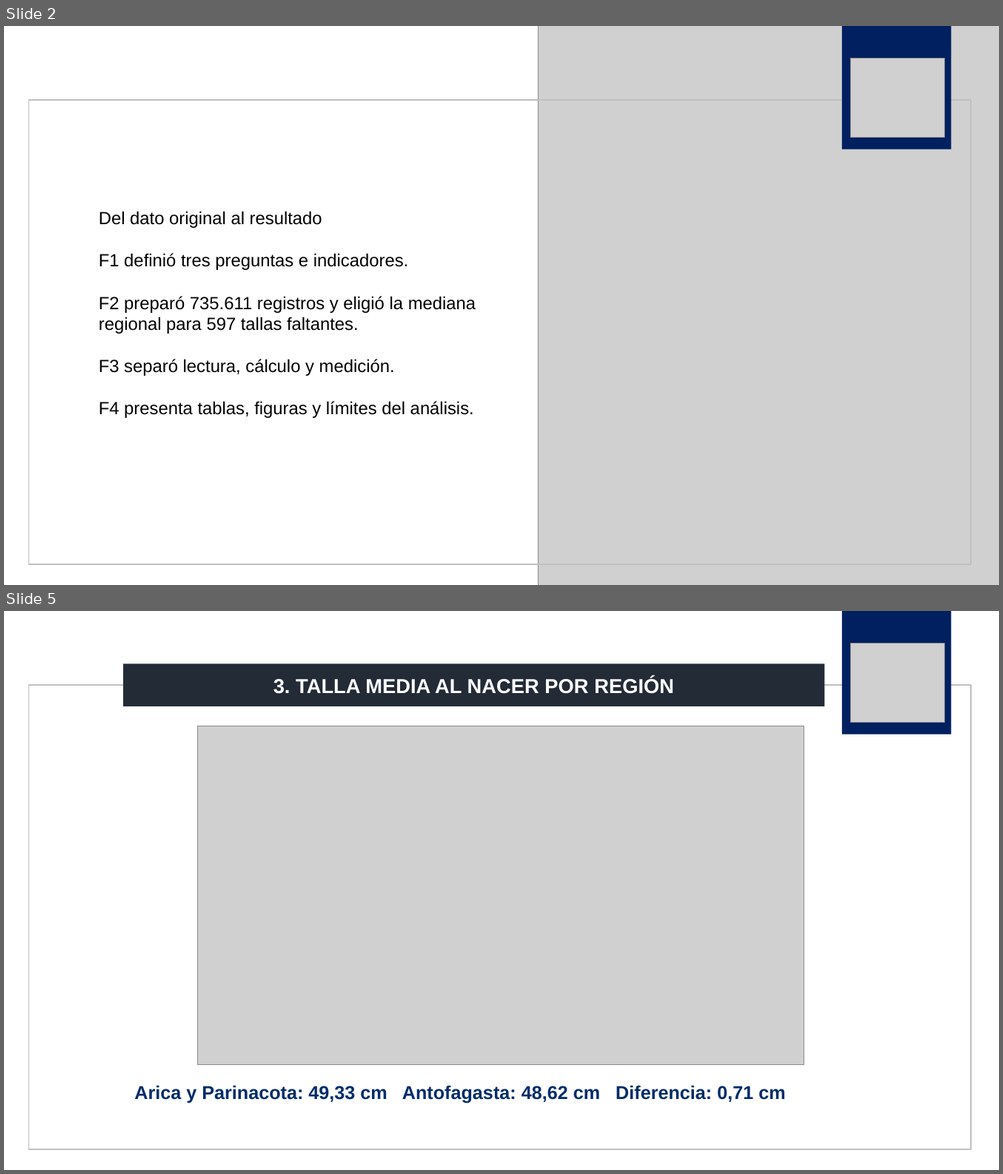
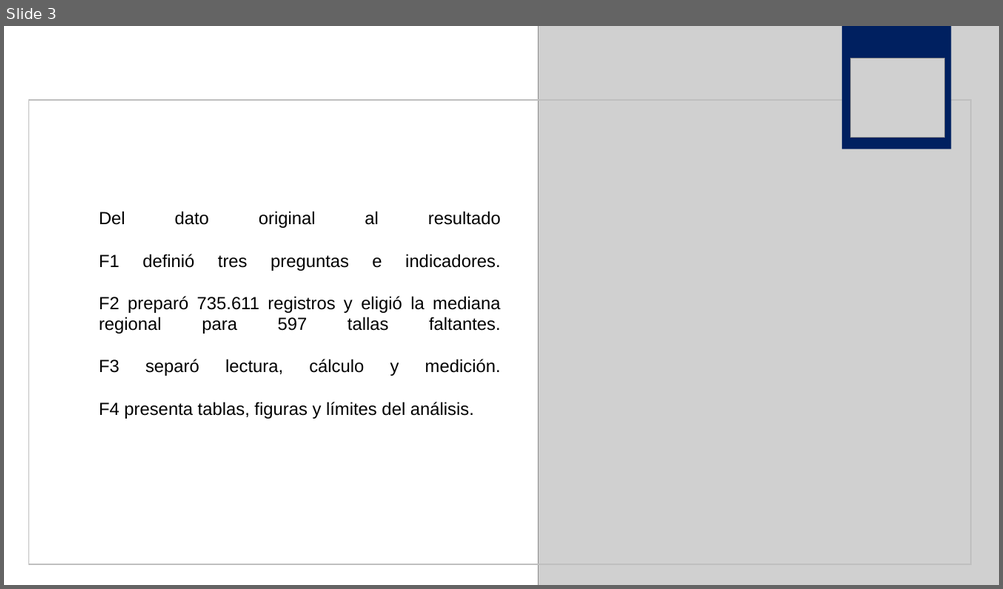
Before and after one commit to jorgealtamiranonavarrete-art/proyecto-grupo2, a slide deck: F4/f4_presentacion_grupo2.pptx. Shown one above the other, each under a label of ours: slides 2 and 5 before the commit, slide 3 after it; the slides between them are not shown. The pictures are 1003x1174 and 1003x589 pixels, drawn with LibreOffice and Linux fonts; fonts in the diff are those of the drawing; grey boxes stand for pictures. Boxes give left, top, right and bottom in pixels: in the first picture for what was removed or moved away, otherwise in the second. Text is boxed around its words. In the diff, an @@ line names an element or a change of style, - is before the commit and + after.

```diff
--- a/F4/f4_presentacion_grupo2.pptx
+++ b/F4/f4_presentacion_grupo2.pptx
@@ slide 5 removed at [4,611,999,1170], background #FFFFFF @@
@@ rectangle removed at [842,611,950,734] @@
@@ picture removed at [851,643,945,722] @@
@@ rectangle removed at [123,664,825,706] @@
-3. TALLA MEDIA AL NACER POR REGIÓN
@@ rectangle removed at [28,685,971,1150] @@
@@ picture removed at [198,726,804,1065] @@
@@ text removed at [134,1085,785,1104] @@
-Arica y Parinacota: 49,33 cm Antofagasta: 48,62 cm Diferencia: 0,71 cm
@@ what was slide 2 is now slide 3 @@
@@ slide 3 changed as well @@
@@ text "Del dato original al resultado ..." at [99,211,501,419]: alignment left to justified @@
```
Also in this commit, not shown: 2 other slides changed, 16 slides added, 2 other slides removed.
